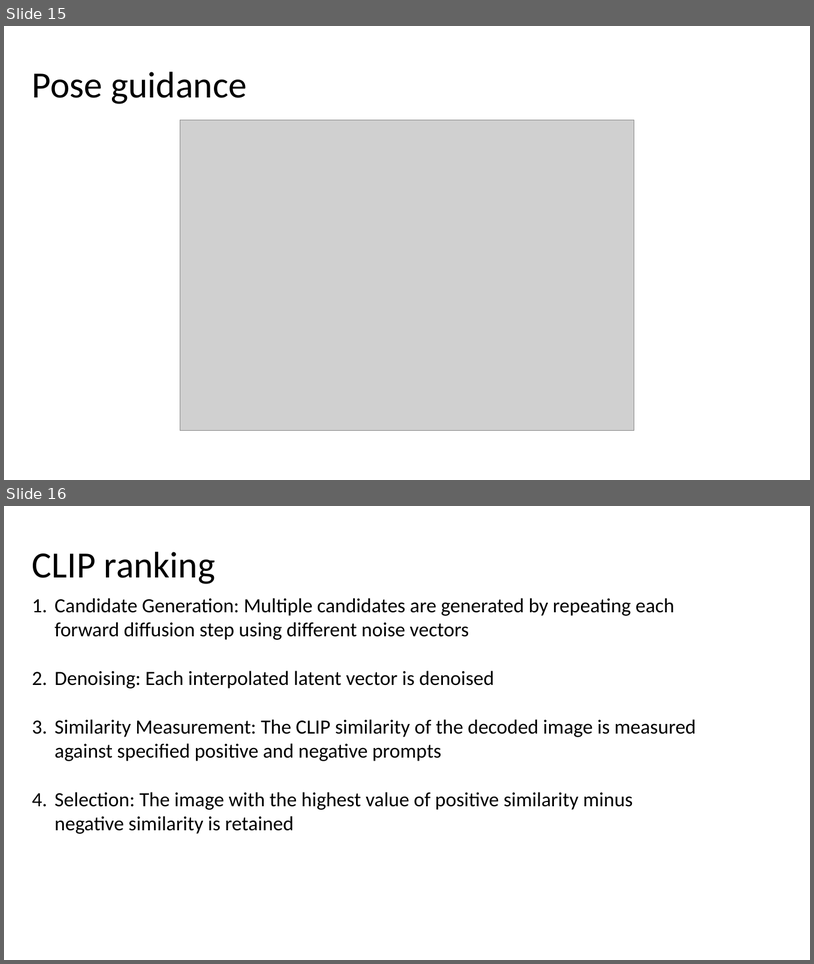
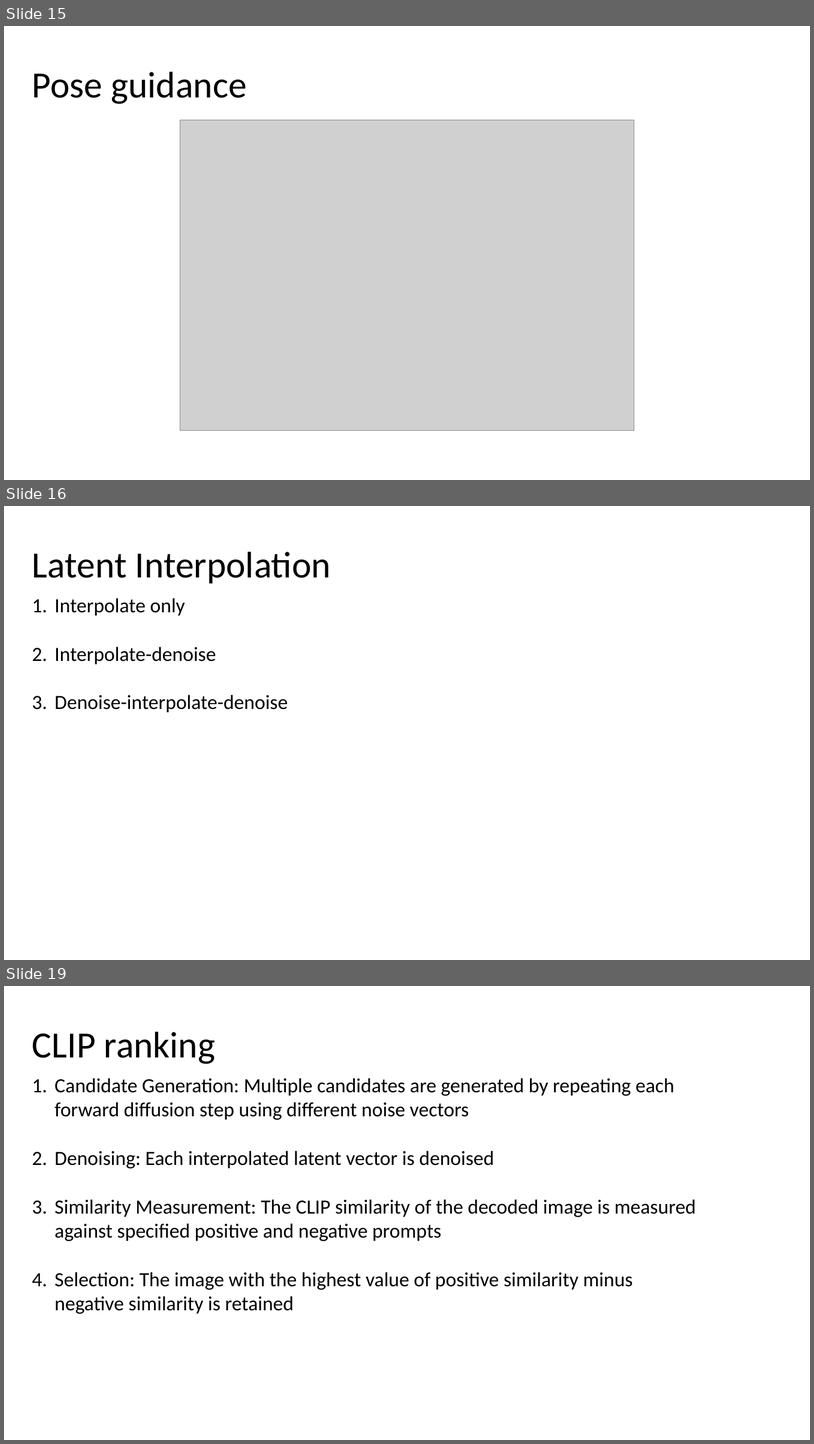
Before and after one commit to jasonfghx/lilicoco, a slide deck: diffusion書報/DDPM.pptx. Shown one above the other, each under a label of ours: slides 15 and 16 before the commit, slides 15, 16 and 19 after it; the slides between them are not shown. The pictures are 814x964 and 814x1444 pixels, drawn with LibreOffice and Linux fonts; fonts in the diff are those of the drawing; grey boxes stand for pictures. Boxes give left, top, right and bottom in pixels: in the first picture for what was removed or moved away, otherwise in the second. Text is boxed around its words. In the diff, an @@ line names an element or a change of style, - is before the commit and + after.

```diff
--- a/diffusion書報/DDPM.pptx
+++ b/diffusion書報/DDPM.pptx
@@ slide 16 added at (4, 506, 810, 960), background #FFFFFF @@
@@ title added at (32, 552, 331, 583), 44 pt, text #000000 @@
+Latent Interpolation
@@ text added at (54, 598, 288, 712), 24 pt, text #000000 @@
+1. Interpolate only
+2. Interpolate-denoise
+3. Denoise-interpolate-denoise
@@ what was slide 16 is now slide 19 @@
```
Also in this commit, not shown: 2 other slides added.
